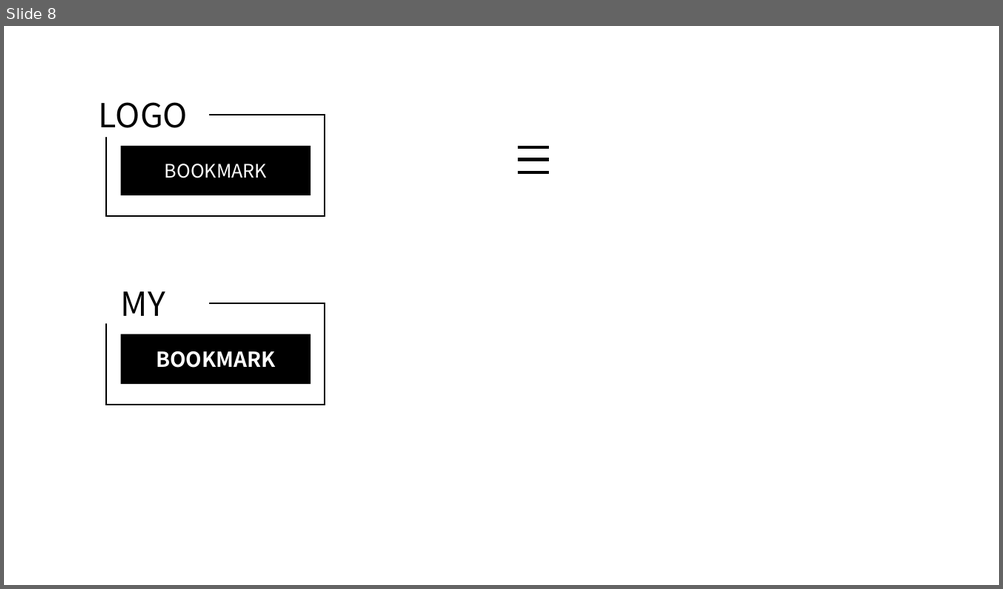
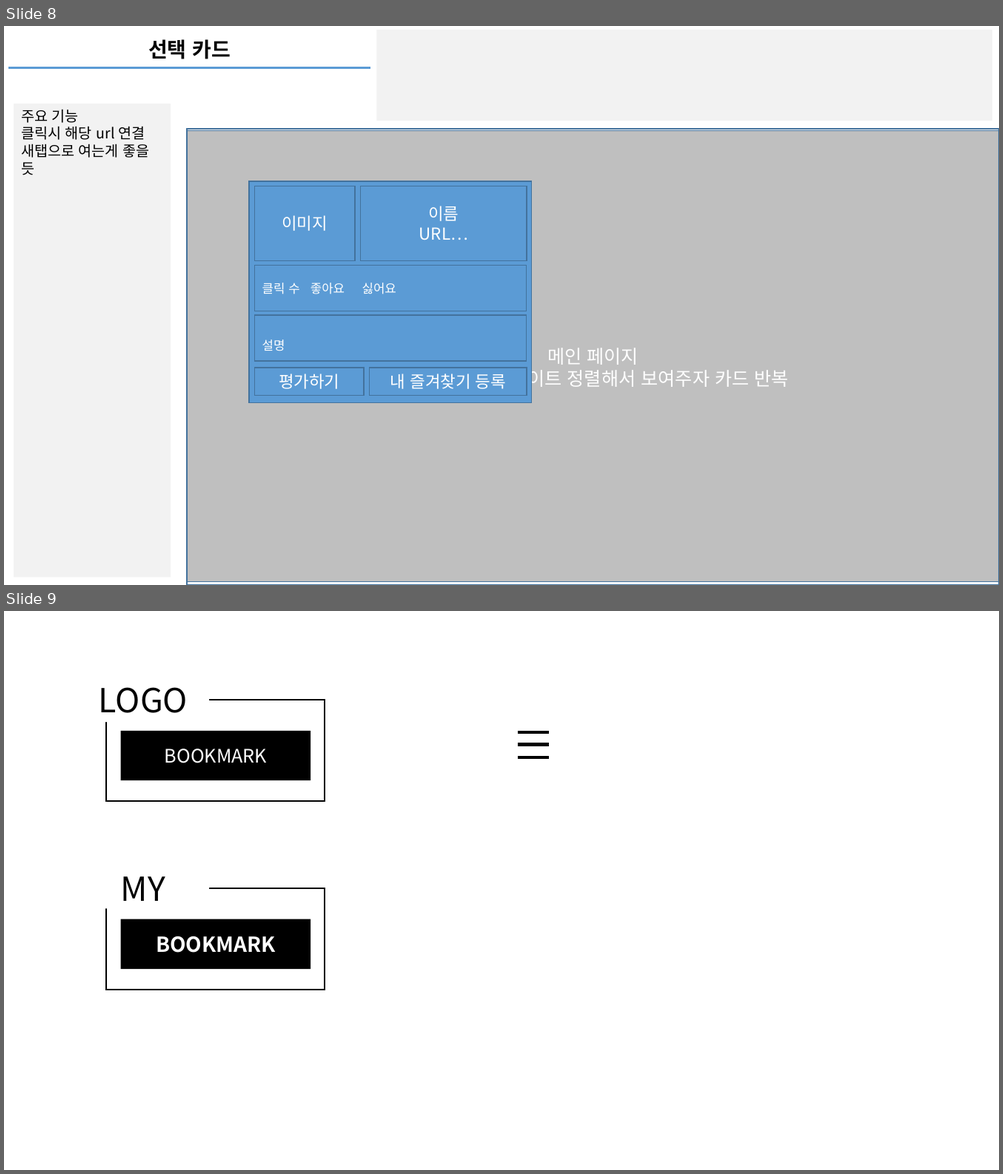
Before and after one commit to mygorithm2020/BookmarkProject, a slide deck: bookmark.pptx. Shown one above the other, each under a label of ours: slide 8 before the commit, slides 8 and 9 after it. The pictures are 1003x589 and 1003x1174 pixels, drawn with LibreOffice and Linux fonts; fonts in the diff are those of the drawing. Boxes give left, top, right and bottom in pixels: in the first picture for what was removed or moved away, otherwise in the second. Text is boxed around its words. In the diff, an @@ line names an element or a change of style, - is before the commit and + after.

```diff
--- a/bookmark.pptx
+++ b/bookmark.pptx
@@ slide 8 added at bbox=[4, 26, 999, 585], background #FFFFFF @@
@@ text added at bbox=[148, 39, 231, 59], 20 pt, text #000000, bold @@
+선택 카드
@@ rectangle added at bbox=[376, 30, 992, 121], fill #F2F2F2 @@
@@ line added from (8, 67) to (371, 67), #5B9BD5 2.25 pt @@
@@ rectangle added at bbox=[14, 104, 170, 577], fill #F2F2F2, 14 pt, text #000000 @@
+주요 기능
+클릭시 해당 url 연결
+새탭으로 여는게 좋을 듯
@@ rectangle added at bbox=[187, 129, 999, 585], outline #43739E 1.5 pt @@
@@ rectangle added at bbox=[187, 130, 999, 582], fill #BFBFBF, outline #43739E 1 pt, 18 pt, text #FFFFFF @@
+메인 페이지
+카테고리 내에 사이트 정렬해서 보여주자 카드 반복
@@ rectangle added at bbox=[249, 181, 532, 403], fill #5B9BD5, outline #43739E 1 pt @@
@@ rectangle added at bbox=[255, 187, 355, 261], fill #5B9BD5, outline #43739E 1 pt, 16 pt, text #FFFFFF @@
+이미지
@@ rectangle added at bbox=[361, 187, 527, 261], fill #5B9BD5, outline #43739E 1 pt, 16 pt, text #FFFFFF @@
+이름
+URL…
@@ rectangle added at bbox=[255, 266, 526, 312], fill #5B9BD5, outline #43739E 1 pt, 12 pt, text #FFFFFF @@
+클릭 수 좋아요 싫어요
@@ rectangle added at bbox=[255, 315, 526, 362], fill #5B9BD5, outline #43739E 1 pt, 12 pt, text #FFFFFF @@
+설명
@@ rectangle added at bbox=[255, 368, 364, 395], fill #5B9BD5, outline #43739E 1 pt, 16 pt, text #FFFFFF @@
+평가하기
@@ rectangle added at bbox=[370, 368, 527, 395], fill #5B9BD5, outline #43739E 1 pt, 16 pt, text #FFFFFF @@
+내 즐겨찾기 등록
@@ what was slide 8 is now slide 9 @@
```
Also in this commit, not shown: 1 slide changed, 14 other files.
